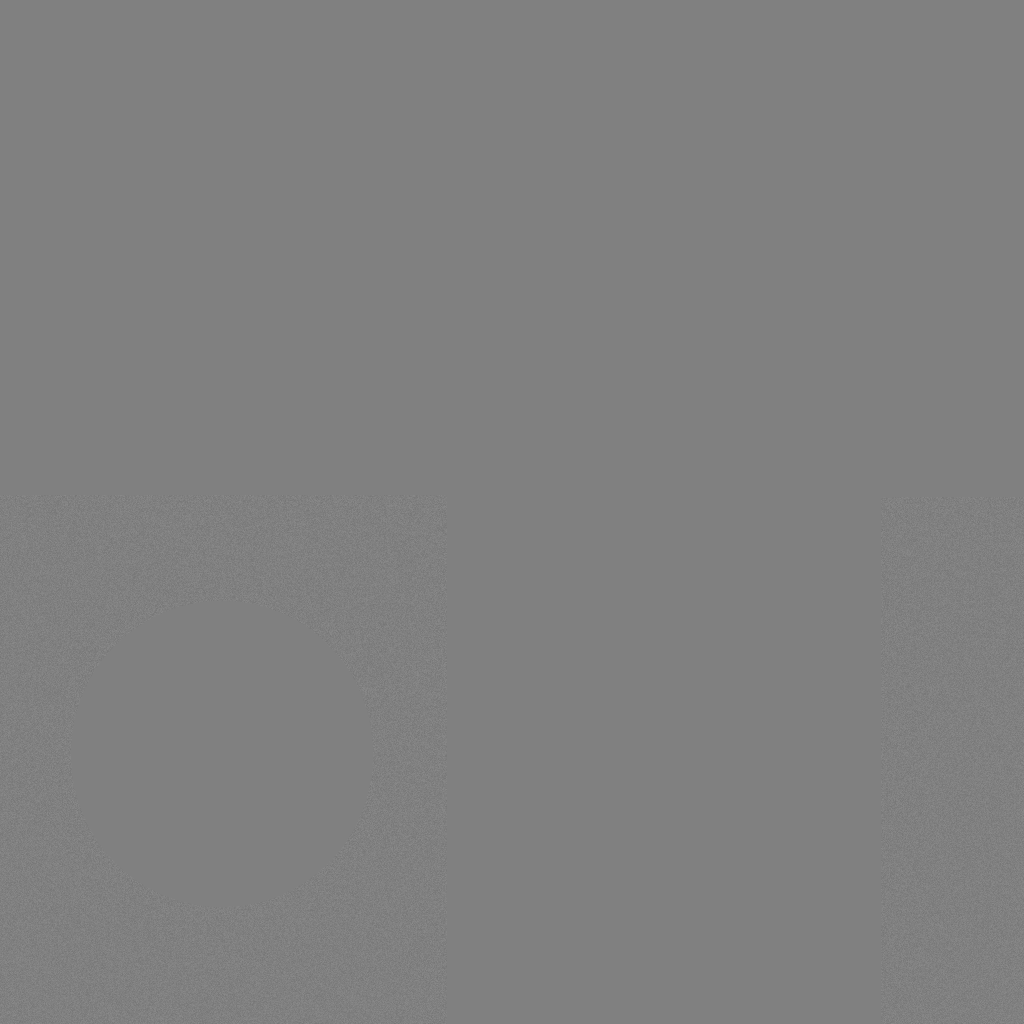
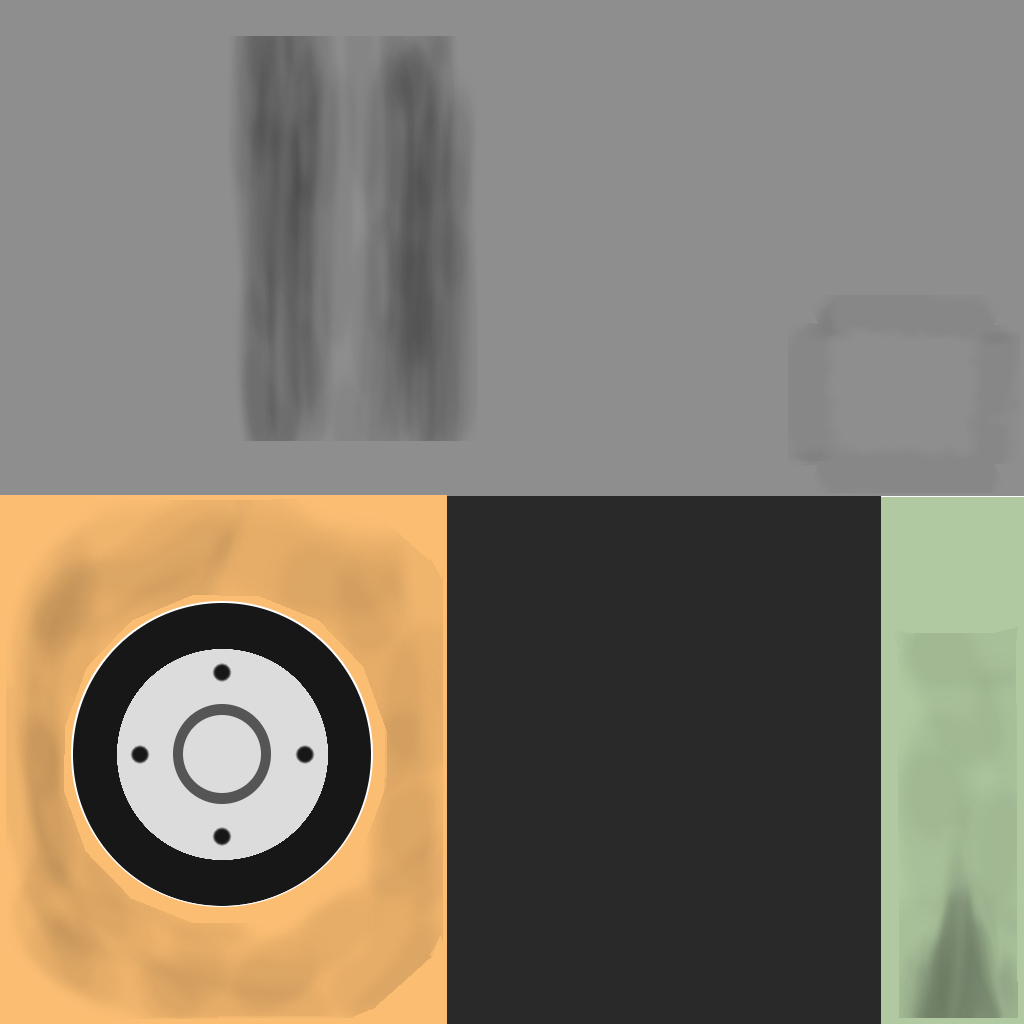
The second 1024×1024 image is a revision of the first. Changes to its layers:
showed "texture", painted on it over [0, 0, 1024, 1024]
